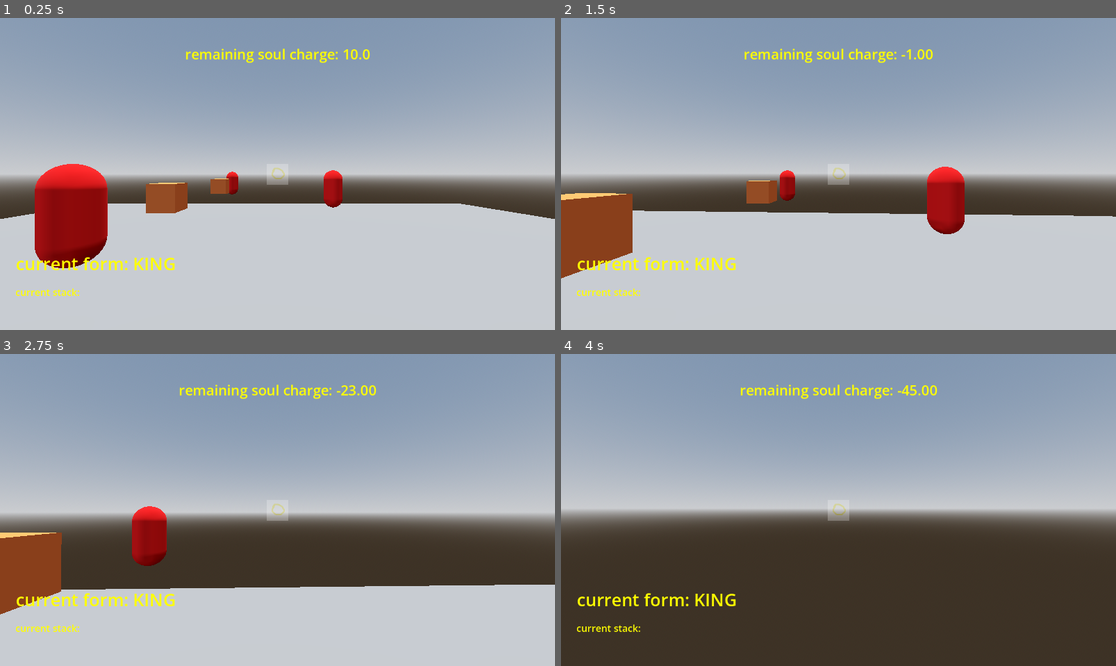
Above: before the commit, frames 1-4 (two rows, left to right).
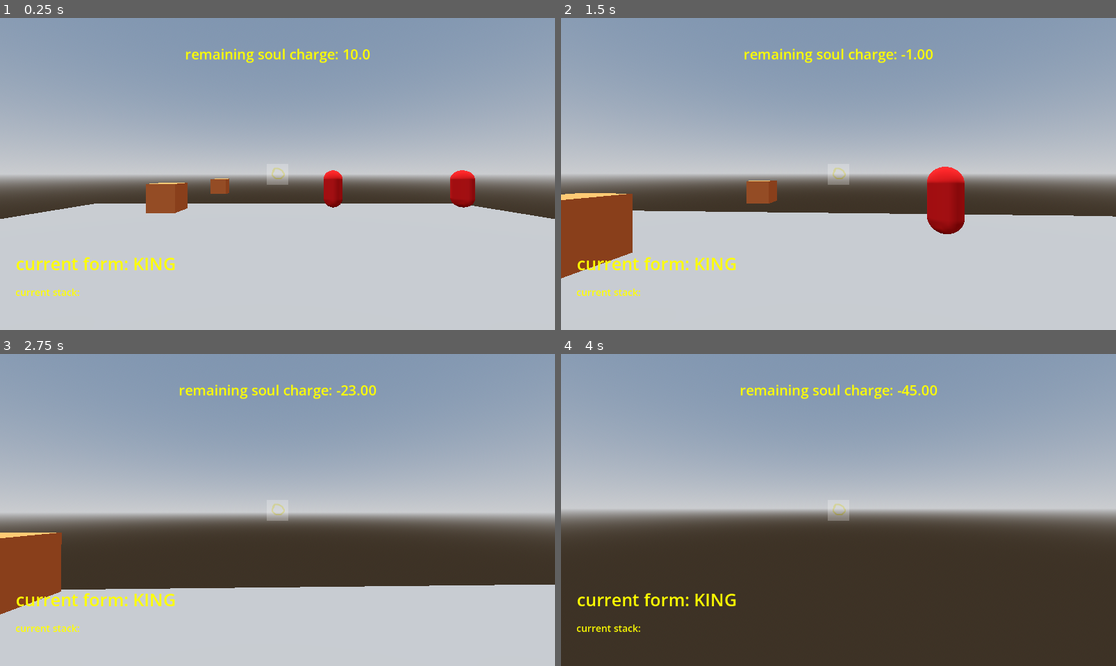
Above: after the commit, the same moments.

Repository: MarGamaDev/wolfenlike
Game: Godot game, scene res://Player/player test/player_test.tscn
The game is run twice, just before and just after one commit, with the same random seed, the same clock (stepped at 60 frames per second) and the same inputs.
Inputs (mouse positions are in pixels of both pictures, inside the frame that each line leads up to):
- Up to frame 1 (0.25 s): no input
- Up to frame 2 (1.5 s): tap Enter at 0.5 s; move the mouse to (866, 174) at 0.52 s; hold W (player_forward) from 0.53 s (still down); tap Space (space) at 0.6 s; move the mouse to (810, 174) at 1.27 s; click (810, 174) at 1.35 s
- Up to frame 3 (2.75 s): keep holding W (player_forward); tap Space (space) at 1.55, 2.3 s; move the mouse to (288, 503) at 2.02 s; right-click (288, 503) at 2.1 s
- Up to frame 4 (4 s): keep holding W (player_forward); move the mouse to (832, 516) at 2.77 s; tap Space (space) at 2.85, 3.8 s; move the mouse to (877, 513) at 3.52 s; tap T (test_stop_dash) at 3.6 s

The runs differ from the first frame. In frame 1, 4.4% of the frame differs, in the area x 6-86%, y 46-81%; in frame 2, 0.2%; in frame 3, 1.1%; in frame 4, nothing differs.

Commit message:
implemented basic pawn decision making

Diff:
--- /dev/null
+++ b/Enemies/enemy forms/enemy_pawn.gd
@@ -0,0 +1,34 @@
+class_name EnemyPawn extends Enemy
+
+func decide_next_move(player_position : Vector2, spaces_taken : Array[Vector2]) -> Vector2:
+	var next_move_target : Vector2
+	var possible_moves : Array[Vector2] = []
+	for i in range(0,4):
+		possible_moves.append(grid_position)
+	possible_moves[0].x += 1
+	possible_moves[1].x -= 1
+	possible_moves[2].y += 1
+	possible_moves[3].y -= 1
+	var closest_distance : float = 10000
+	var current_distance : float = find_distance_to_player(grid_position, player_position)
+	var flag_to_move : bool = false
+	var closest_move : Vector2
+	var count : int = 0
+	for possible_move in possible_moves:
+		var possible_distance : float = find_distance_to_player(possible_move, player_position)
+		if possible_distance <= current_distance && possible_distance <= closest_distance:
+			if spaces_taken.find(possible_move) == -1:
+				closest_distance = possible_distance
+				flag_to_move = true
+				closest_move = possible_moves[count]
+		count += 1
+	if flag_to_move:
+		print("moving into: ", closest_move, " from ", grid_position)
+	else:
+		print("no move available")
+	return next_move_target
+
+func find_distance_to_player(test_position : Vector2, player_position : Vector2) -> float:
+	var path_vector : Vector2 = player_position - test_position
+	var distance_possible : float = sqrt((path_vector.x * path_vector.x) + (path_vector.y * path_vector.y)) / grid_size
+	return distance_possible
--- /dev/null
+++ b/Enemies/enemy forms/enemy_pawn.tscn
@@ -0,0 +1,21 @@
+[gd_scene format=3 uid="uid://js4ifxtp55va"]
+
+[ext_resource type="Script" uid="uid://7fy4dtxxh15i" path="res://Enemies/enemy forms/enemy_pawn.gd" id="1_f3ies"]
+
+[sub_resource type="StandardMaterial3D" id="StandardMaterial3D_f3ies"]
+albedo_color = Color(1, 0, 0, 1)
+
+[sub_resource type="CapsuleMesh" id="CapsuleMesh_rdsrq"]
+material = SubResource("StandardMaterial3D_f3ies")
+
+[sub_resource type="CapsuleShape3D" id="CapsuleShape3D_03tc1"]
+
+[node name="EnemyPawn" type="CharacterBody3D" unique_id=1277766704]
+script = ExtResource("1_f3ies")
+metadata/_custom_type_script = "uid://7fy4dtxxh15i"
+
+[node name="MeshInstance3D" type="MeshInstance3D" parent="." unique_id=32952959]
+mesh = SubResource("CapsuleMesh_rdsrq")
+
+[node name="CollisionShape3D" type="CollisionShape3D" parent="." unique_id=599227975]
+shape = SubResource("CapsuleShape3D_03tc1")
--- a/Enemies/enemy.gd
+++ b/Enemies/enemy.gd
@@ -3,8 +3,14 @@
 enum ENEMY_TYPE {KING, QUEEN, BISHOP, KNIGHT, ROOK, PAWN}
 
 var grid_position : Vector2
+var grid_size : float
 @export var enemy_type : ENEMY_TYPE
+
 
 
 func on_hit(damage : float):
 	pass
+
+func decide_next_move(player_position : Vector2, spaces_taken : Array[Vector2]) -> Vector2:
+	var next_move_target : Vector2
+	return next_move_target
--- a/Enemies/enemy.tscn
+++ b/Enemies/enemy.tscn
@@ -2,20 +2,6 @@
 
 [ext_resource type="Script" uid="uid://ym1h7imqx4eh" path="res://Enemies/enemy.gd" id="1_3ih25"]
 
-[sub_resource type="CapsuleShape3D" id="CapsuleShape3D_3ih25"]
-
-[sub_resource type="StandardMaterial3D" id="StandardMaterial3D_bxkaj"]
-albedo_color = Color(1, 0, 0, 1)
-
-[sub_resource type="CapsuleMesh" id="CapsuleMesh_47qgu"]
-material = SubResource("StandardMaterial3D_bxkaj")
-
 [node name="Enemy" type="CharacterBody3D" unique_id=1983620596 groups=["enemy"]]
 script = ExtResource("1_3ih25")
 metadata/_custom_type_script = "uid://ym1h7imqx4eh"
-
-[node name="CollisionShape3D" type="CollisionShape3D" parent="." unique_id=671428901]
-shape = SubResource("CapsuleShape3D_3ih25")
-
-[node name="MeshInstance3D" type="MeshInstance3D" parent="." unique_id=1973555824]
-mesh = SubResource("CapsuleMesh_47qgu")
--- a/Enemies/enemy_manager.gd
+++ b/Enemies/enemy_manager.gd
@@ -7,13 +7,20 @@
 
 ##currently an export just for testing
 var enemies : Array[Enemy] = []
+var occupied_spaces : Array[Vector2] = []
 
 func _ready() -> void:
 	for i in get_children():
 		enemies.append(i)
+		i.grid_size = grid_size
 	##THIS RE-ORDERING OF ENEMIES WILL LATER BE MOVED TO DECISION MAKING AND NOT ALIGNING
 	enemies.sort_custom(sort_by_enemy_type)
 	align_enemies()
+	enemies[0].decide_next_move(find_player_grid_position(), occupied_spaces)
+
+func _process(delta: float) -> void:
+	if Input.is_action_just_pressed("space"):
+		enemies[0].decide_next_move(find_player_grid_position(), occupied_spaces)
 
 
 func align_enemies() -> void:
@@ -32,13 +39,10 @@
 			enemy.global_position.z = (z_factor * grid_size) + (grid_size / 2)
 			enemy.global_position.x = (x_factor * grid_size) + (grid_size / 2)
 		else:
-			## TESTING, WILL BE MOVED TO DECISION MAKING LATER
 			print("space taken!")
-			var new_position : Vector2 = find_closest_space_to_player(enemy.grid_position, spaces_taken)
-			print("go to ", str(new_position))
+	occupied_spaces = spaces_taken
 
 func find_player_grid_position() -> Vector2:
-	print(player.global_position)
 	var z_factor : float = floor(player.global_position.z / grid_size)
 	var x_factor : float = floor(player.global_position.x / grid_size)
 	var grid_position : Vector2 = Vector2(x_factor, z_factor)
@@ -50,8 +54,3 @@
 		return true
 	else:
 		return false
-
-func find_closest_space_to_player(enemy_position : Vector2, unavailable_positions : Array[Vector2]) -> Vector2:
-	var grid_position : Vector2
-	grid_position = find_player_grid_position()
-	return grid_position
--- a/Player/player test/player_test.tscn
+++ b/Player/player test/player_test.tscn
@@ -3,7 +3,7 @@
 [ext_resource type="PackedScene" uid="uid://1bildu1y17ot" path="res://Player/player.tscn" id="1_r0ush"]
 [ext_resource type="Texture2D" uid="uid://bvwpteps4vk1w" path="res://testing stuff/temp crosshair.png" id="2_40dfu"]
 [ext_resource type="Script" uid="uid://bs3lfg2ug8uom" path="res://testing stuff/enemy_test.gd" id="2_f35bt"]
-[ext_resource type="PackedScene" uid="uid://gjjyuimclynh" path="res://Enemies/enemy.tscn" id="3_1ny3e"]
+[ext_resource type="PackedScene" uid="uid://js4ifxtp55va" path="res://Enemies/enemy forms/enemy_pawn.tscn" id="3_1ny3e"]
 [ext_resource type="PackedScene" uid="uid://cl8evi2c0lcyx" path="res://game objects/soul_pickup.tscn" id="4_sx4cf"]
 [ext_resource type="PackedScene" uid="uid://k0cst8r2vlvq" path="res://Enemies/enemy_manager.tscn" id="5_kx4w0"]
 
@@ -42,28 +42,14 @@
 [node name="EnemyManager" parent="." unique_id=647834905 node_paths=PackedStringArray("player") instance=ExtResource("5_kx4w0")]
 player = NodePath("../Player")
 
-[node name="Enemy" parent="EnemyManager" unique_id=1983620596 instance=ExtResource("3_1ny3e")]
-transform = Transform3D(1, 0, 0, 0, 1, 0, 0, 0, 1, -2.2249293, 1.8210084, -6.747752)
-enemy_type = 5
+[node name="EnemyPawn" parent="EnemyManager" unique_id=1277766704 instance=ExtResource("3_1ny3e")]
+transform = Transform3D(1, 0, 0, 0, 1, 0, 0, 0, 1, 7.279792, 2.2452493, -13.361069)
 
-[node name="Enemy4" parent="EnemyManager" unique_id=765987639 instance=ExtResource("3_1ny3e")]
-transform = Transform3D(1, 0, 0, 0, 1, 0, 0, 0, 1, 2.2210793, 1.8210084, 2.2705827)
-enemy_type = 3
+[node name="EnemyPawn2" parent="EnemyManager" unique_id=1786720738 instance=ExtResource("3_1ny3e")]
+transform = Transform3D(1, 0, 0, 0, 1, 0, 0, 0, 1, 7.824208, 2.2452493, -5.3412113)
 
-[node name="Enemy5" parent="EnemyManager" unique_id=581034698 instance=ExtResource("3_1ny3e")]
-transform = Transform3D(1, 0, 0, 0, 1, 0, 0, 0, 1, 3.0348644, 1.8210084, 3.2191124)
-enemy_type = 2
-
-[node name="Enemy6" parent="EnemyManager" unique_id=182210630 instance=ExtResource("3_1ny3e")]
-transform = Transform3D(1, 0, 0, 0, 1, 0, 0, 0, 1, 1.772861, 1.8210084, 3.0826817)
-
-[node name="Enemy2" parent="EnemyManager" unique_id=504949349 instance=ExtResource("3_1ny3e")]
-transform = Transform3D(1, 0, 0, 0, 1, 0, 0, 0, 1, 3.0511642, 1.8210084, -9.144222)
-enemy_type = 5
-
-[node name="Enemy3" parent="EnemyManager" unique_id=22054702 instance=ExtResource("3_1ny3e")]
-transform = Transform3D(1, 0, 0, 0, 1, 0, 0, 0, 1, -0.32567644, 1.8210084, -17.293104)
-enemy_type = 5
+[node name="EnemyPawn3" parent="EnemyManager" unique_id=1905996858 instance=ExtResource("3_1ny3e")]
+transform = Transform3D(1, 0, 0, 0, 1, 0, 0, 0, 1, 0.55771255, 2.2452493, -13.622208)
 
 [node name="CSGBox3D" type="CSGBox3D" parent="." unique_id=678165903 groups=["world"]]
 use_collision = true
Not shown, added: Enemies/enemy forms/enemy_pawn.gd.uid
